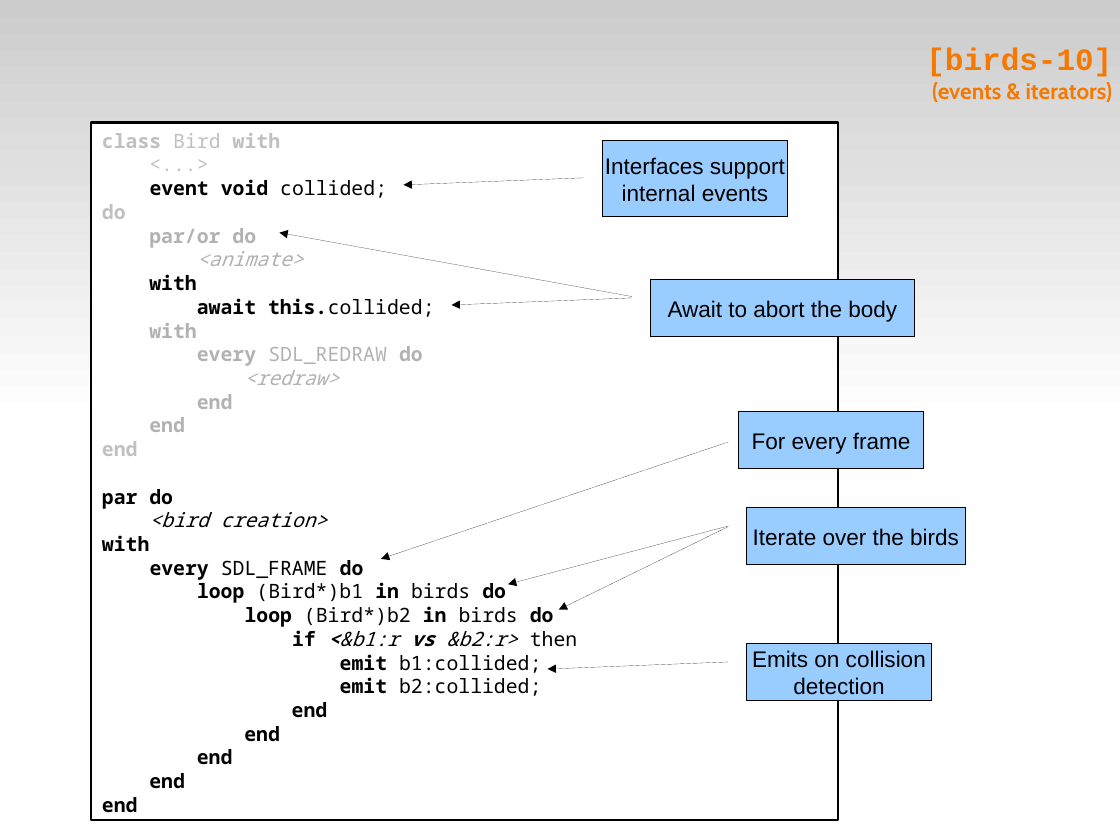
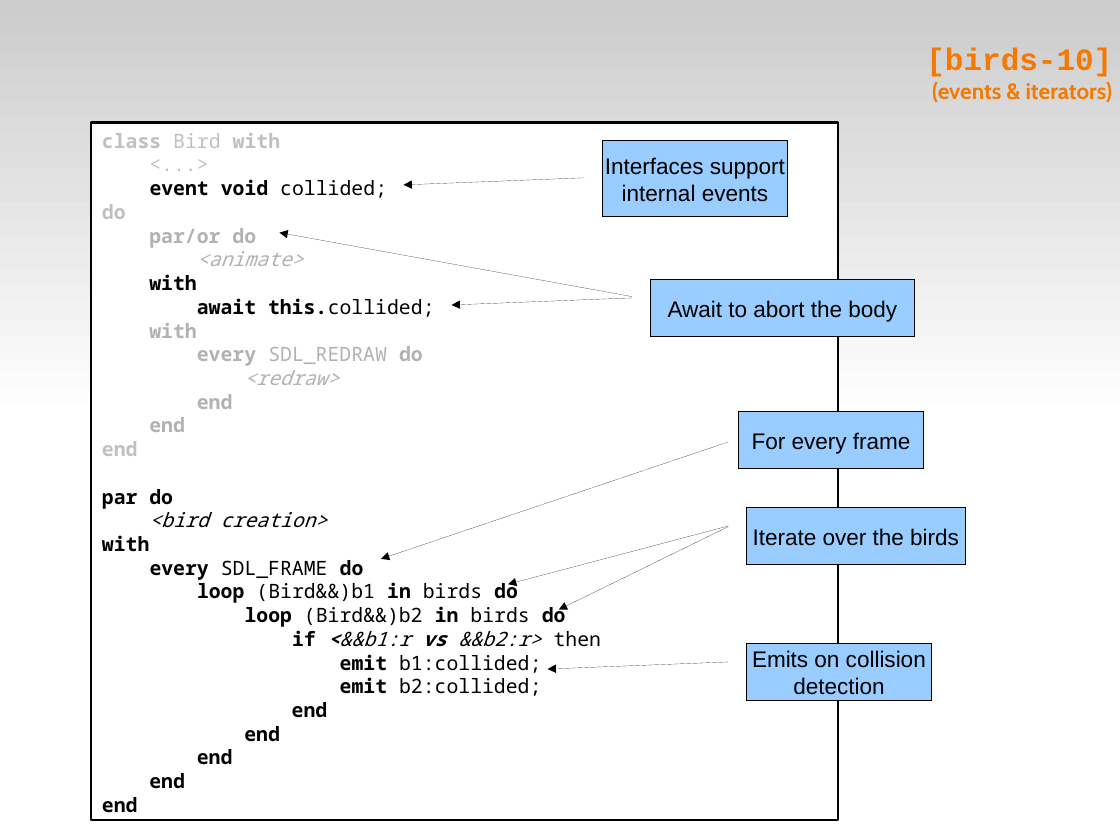
Before and after one commit to fsantanna-uerj/reativos, a slide deck: slide 18 of slides/07_ceu.odp. Drawn at 1120x840 pixels with LibreOffice and Linux fonts; fonts in the diff are those of the drawing. Boxes give left, top, right and bottom in pixels: in the first picture for what was removed or moved away, otherwise in the second. Text is boxed around its words. In the diff, an @@ line names an element or a change of style, - is before the commit and + after.

```diff
--- a/slides/07_ceu.odp
+++ b/slides/07_ceu.odp
@@ text in rectangle at [197,580,601,647]: text changed @@
-loop (Bird*)b1 in birds do
-loop (Bird*)b2 in birds do
-if <&b1:r vs &b2:r> then
+loop (Bird&&)b1 in birds do
+loop (Bird&&)b2 in birds do
+if <&&b1:r vs &&b2:r> then
```
Also in this commit, not shown: 3 other slides changed, 3 slides added, 4 other files.
